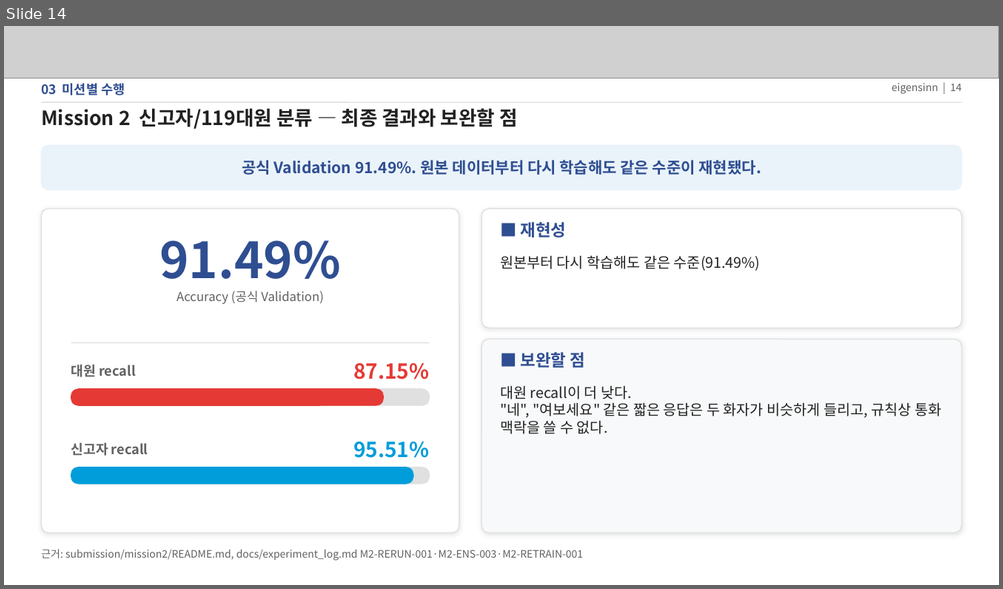
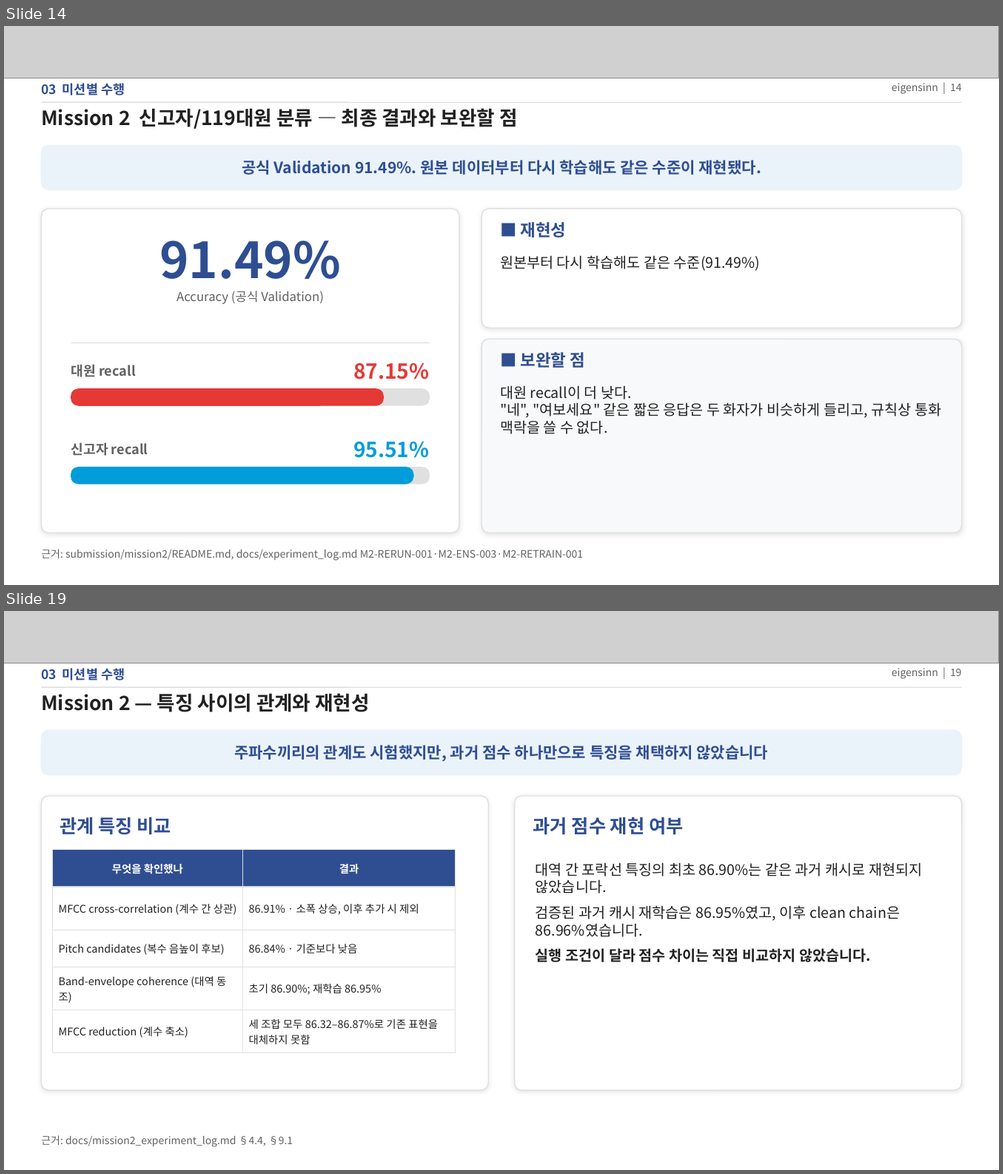
Before and after one commit to eigensinn-dcc2026/prelim, a slide deck: ppt/DCC2026_예선_결과정리.pptx. Shown one above the other, each under a label of ours: slide 14 before the commit, slides 14 and 19 after it; the slides between them are not shown. The pictures are 1003x589 and 1003x1174 pixels, drawn with LibreOffice and Linux fonts; fonts in the diff are those of the drawing; grey boxes stand for pictures. Boxes give left, top, right and bottom in pixels: in the first picture for what was removed or moved away, otherwise in the second. Text is boxed around its words. In the diff, an @@ line names an element or a change of style, - is before the commit and + after.

Commit message:
docs: 예선 결과 PPT 최신 통합본 반영

```diff
--- a/ppt/DCC2026_예선_결과정리.pptx
+++ b/ppt/DCC2026_예선_결과정리.pptx
@@ slide 19 added at (4, 611, 999, 1170), background #FFFFFF @@
@@ picture added at (4, 611, 999, 664) @@
@@ text added at (41, 668, 125, 681), 12.5 pt, text #2F4E91, bold @@
+03 미션별 수행
@@ text added at (891, 668, 961, 679), 10 pt, text #616161 @@
+eigensinn | 19
@@ line added from (41, 687) to (962, 687), #E0E0E0 1 pt @@
@@ text added at (41, 693, 369, 712), 19 pt, text #212121, bold @@
+Mission 2 — 특징 사이의 관계와 재현성
@@ rounded rectangle added at (41, 730, 962, 775), fill #EAF3FA, outline #EAF3FA 1 pt @@
@@ text added at (234, 745, 768, 761), 15 pt, text #2F4E91, bold @@
+주파수끼리의 관계도 시험했지만, 과거 점수 하나만으로 특징을 채택하지 않았습니다
@@ rounded rectangle added at (41, 796, 488, 1091), fill #FFFFFF, outline #E0E0E0 1 pt @@
@@ rounded rectangle added at (515, 796, 962, 1091), fill #FFFFFF, outline #E0E0E0 1 pt @@
@@ text added at (60, 817, 171, 835), 18 pt, text #2F4E91, bold @@
+관계 특징 비교
@@ text added at (533, 817, 683, 835), 18 pt, text #2F4E91, bold @@
+과거 점수 재현 여부
@@ table added at (53, 850, 455, 1048), 5 rows, 2 columns @@
+무엇을 확인했나 | 결과
+MFCC cross-correlation (계수 간 상관) | 86.91% · 소폭 상승, 이후 추가 시 제외
+Pitch candidates (복수 음높이 후보) | 86.84% · 기준보다 낮음
+Band-envelope coherence (대역 동조) | 초기 86.90%; 재학습 86.95%
+MFCC reduction (계수 축소) | 세 조합 모두 86.32–86.87%로 기존 표현을 대체하지 못함
@@ text added at (535, 863, 922, 963), 14 pt, text #212121 @@
+대역 간 포락선 특징의 최초 86.90%는 같은 과거 캐시로 재현되지 않았습니다.
+검증된 과거 캐시 재학습은 86.95%였고, 이후 clean chain은 86.96%였습니다.
+실행 조건이 달라 점수 차이는 직접 비교하지 않았습니다.
@@ text added at (41, 1136, 293, 1147), 10 pt, text #616161 @@
+근거: docs/mission2_experiment_log.md §4.4, §9.1
```
Also in this commit, not shown: 9 slides changed, 13 other slides added.
